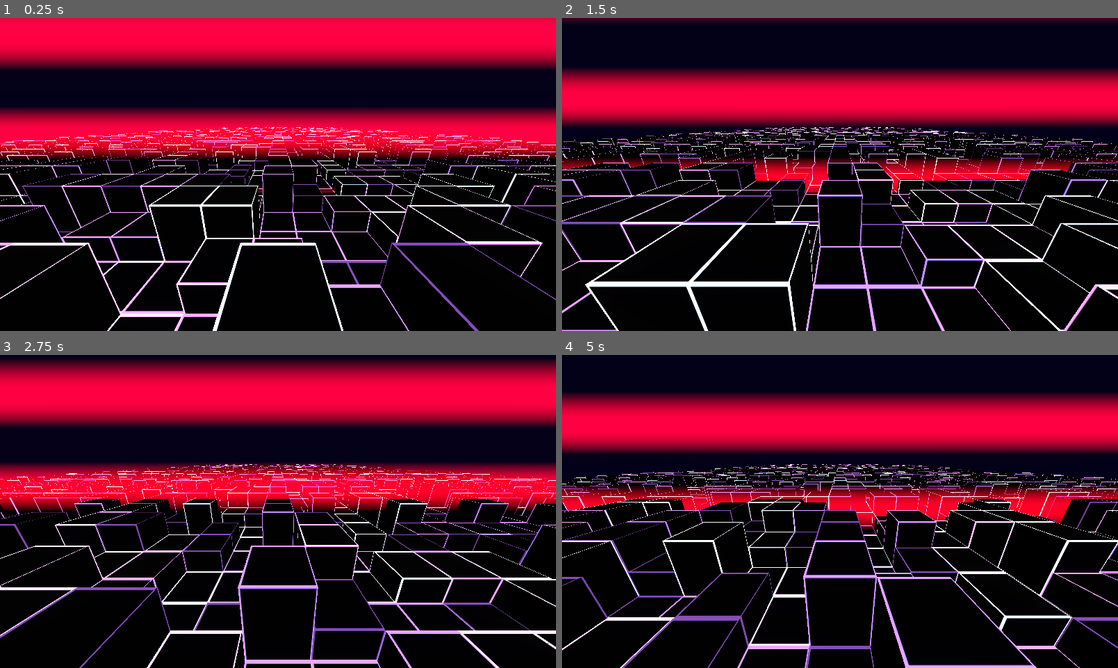
Above: before the commit, frames 1-4 (two rows, left to right).
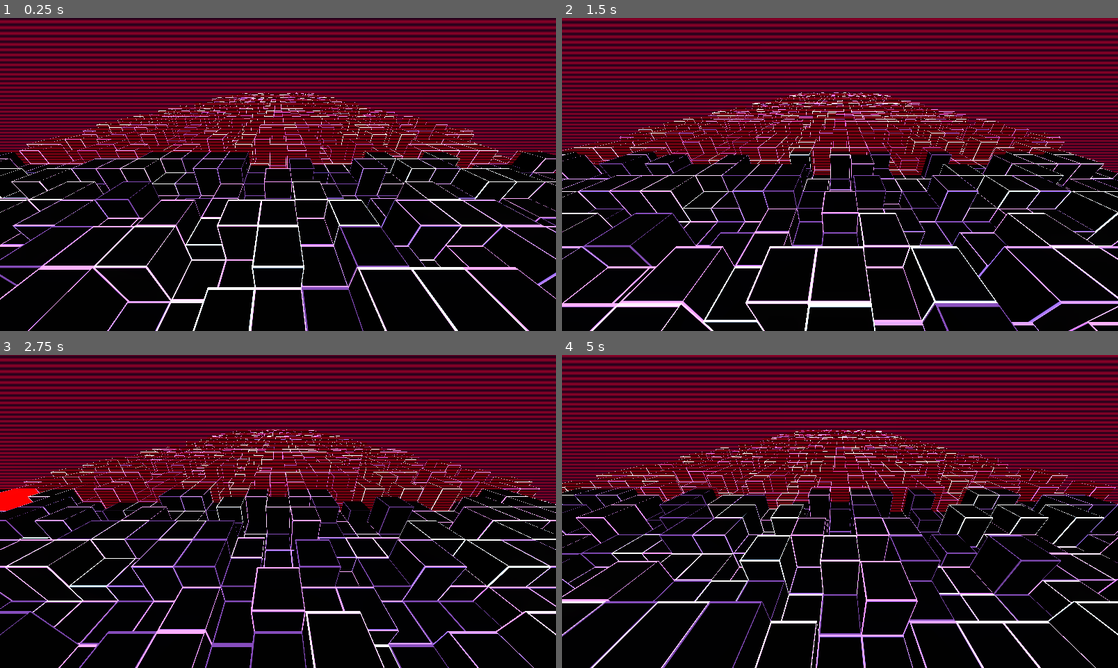
Above: after the commit, the same moments.

Repository: andyprice/cyberscape-demo
Game: Godot game, scene res://scenes/World.tscn
Same seed, same stepped clock (60 frames per second), same inputs: the game is played once before the commit and once after it.
Inputs:
- Up to frame 1 (0.25 s): no input
- Up to frame 2 (1.5 s): no input
- Up to frame 3 (2.75 s): no input
- Up to frame 4 (5 s): no input

The runs differ from the first frame. In frame 1, 53% of the frame differs, in the area x 0-100%, y 0-100%; in frame 2, 56%; in frame 3, 56%; in frame 4, 56%.

Commit message:
Turn random blocks red when they're "scanned"
The way the block mesh is mapped to the "bad" block mesh is kind of a
hack as the GridMap doesn't provide a convenient way to do that, but it
works.

Had to raise the viewer and change the way the scanner looks to make
this look right. Also made the grid narrower to make sure plenty of red
blocks appear inside our FOV.

Diff:
--- a/scenes/World.tscn
+++ b/scenes/World.tscn
@@ -20,7 +20,7 @@
 transform = Transform( 0.853553, -0.146447, -0.5, 0.5, 0.5, 0.707107, 0.146447, -0.853553, 0.5, 0, 2.369, 0 )
 
 [node name="Viewer" type="KinematicBody" parent="."]
-transform = Transform( 1, 0, 0, 0, 1, 0, 0, 0, 1, 0, 12, 102 )
+transform = Transform( 1, 0, 0, 0, 1, 0, 0, 0, 1, 0, 18, 62 )
 collision_layer = 2
 script = ExtResource( 1 )
 
@@ -31,7 +31,7 @@
 transform = Transform( -4.37114e-08, 0, -1, 0, 1, 0, 1, 0, -4.37114e-08, 0, 0, 0 )
 
 [node name="GimbalVertical" type="Spatial" parent="Viewer/GimbalHorizontal"]
-transform = Transform( 1, 0, 0, 0, 0.951057, 0.309017, 0, -0.309017, 0.951057, 0, 0, 0 )
+transform = Transform( 1, 0, 0, 0, 0.866026, 0.5, 0, -0.5, 0.866026, 0, 0, 0 )
 
 [node name="Camera" type="Camera" parent="Viewer/GimbalHorizontal/GimbalVertical"]
 environment = ExtResource( 5 )
--- a/scripts/GridMap.gd
+++ b/scripts/GridMap.gd
@@ -2,11 +2,27 @@
 
 onready var cube_shader = preload("res://shaders/cube.gdshader")
 onready var cube_texture = preload("res://textures/cube.png")
+onready var bad_texture = preload("res://textures/red.png")
+
+# Mesh sizes
+var big = Vector3(4.0, 12.0, 4.0)
+var mid = Vector3(4.0, 6.0, 4.0)
+var lil = Vector3(4.0, 1.0, 4.0)
 
 func set_block(x, z, type):
 	if type == null:
 		self.set_cell_item(x, 0, z, 0)
 	self.set_cell_item(x, 0, z, type)
+
+func set_bad_block(x, z):
+	var item = self.get_cell_item(x, 0, z)
+	var name = self.mesh_library.get_item_name(item)
+	if name.begins_with("Large"):
+		self.set_cell_item(x, 0, z, 50)
+	elif name.begins_with("Medium"):
+		self.set_cell_item(x, 0, z, 51)
+	elif name.begins_with("Small"):
+		self.set_cell_item(x, 0, z, 52)
 
 func remove_block(x, z):
 	self.set_cell_item(x, 0, z, INVALID_CELL_ITEM)
@@ -17,7 +33,10 @@
 	# small/large cubes of given colours here.
 	var material = ShaderMaterial.new()
 	material.shader = cube_shader
-	material.set_shader_param("cube_texture", cube_texture)
+	if n >= 50:
+		material.set_shader_param("cube_texture", bad_texture)
+	else:
+		material.set_shader_param("cube_texture", cube_texture)
 	material.set_shader_param("colour", colour)
 	var cube = CubeMesh.new()
 	cube.size = size
@@ -37,10 +56,9 @@
 		Color(0.690, 0.345, 0.776, 1.0)
 ]
 
+var badblock_colour = Color(1.0, 0.0, 0.0, 1.0)
+
 func _ready():
-	var big = Vector3(4.0, 12.0, 4.0)
-	var mid = Vector3(4.0, 6.0, 4.0)
-	var lil = Vector3(4.0, 1.0, 4.0)
 	var ml = MeshLibrary.new()
 	create_mesh(ml,  0, "SmallColour0",    lil, palette[0])
 	create_mesh(ml,  1, "SmallColour1",    lil, palette[1])
@@ -57,6 +75,9 @@
 	create_mesh(ml, 12, "LargeColour2",    big, palette[2])
 	create_mesh(ml, 13, "LargeColour3",    big, palette[3])
 	create_mesh(ml, 14, "LargeColour4",    big, palette[4])
+	create_mesh(ml, 50, "LargeBad",        big, badblock_colour)
+	create_mesh(ml, 51, "MediumBad",       mid, badblock_colour)
+	create_mesh(ml, 52, "SmallBad",        lil, badblock_colour)
 	# Add more...
 	# create_mesh(ml, 10, "Thing",      lil, Color(1.0, 0.5, 0.3, 1.0))
 	self.mesh_library = ml
--- a/scripts/World.gd
+++ b/scripts/World.gd
@@ -7,8 +7,8 @@
 onready var chunk_proto = preload("res://scenes/Chunk.tscn")
 
 const chunk_length : int = 8
-const chunk_width : int = 50
-const chunk_io_unit : int = 50
+const chunk_width : int = 30
+const chunk_io_unit : int = 30
 const chunk_size = chunk_length * chunk_width
 const chunk_dist : int = 15 # Num of chunks to load before and after viewer pos
 const io_usecs_limit = 2000 # microseconds
@@ -32,8 +32,20 @@
 			map.remove_block(chunk_xoffset + x, z)
 
 var chunk_reader
+var block_skips = []
+var block_skip_idx = 0
+var row_skips = []
+var row_skip_idx = 0
+const ROW_SKIP_LEN = 128
+const BLOCK_SKIP_LEN = 100
 
 func _ready():
+	var rng = RandomNumberGenerator.new()
+	rng.randomize()
+	for i in BLOCK_SKIP_LEN:
+		block_skips.append(rng.randi_range(0, chunk_width - 1))
+	for i in ROW_SKIP_LEN:
+		row_skips.append(rng.randi_range(0, 4))
 	# Start coroutine
 	chunk_reader = read_chunks()
 	yield(get_tree().create_timer(0.1), "timeout")
@@ -89,11 +101,36 @@
 func _process(_delta):
 	chunk_reader = chunk_reader.resume()
 
+var last_scanoff = 0
+var rows_skipped = 0
+
+func scan_blocks(start):
+	# Are we interested in this row?
+	if rows_skipped != row_skips[row_skip_idx]:
+		rows_skipped += 1
+		return
+
+	row_skip_idx += 1
+	if row_skip_idx == ROW_SKIP_LEN:
+			row_skip_idx = 0
+	rows_skipped = 0
+
+	# Choose a block to fail the scan
+	map.set_bad_block(start, block_skips[block_skip_idx])
+	block_skip_idx += 1
+	if block_skip_idx == BLOCK_SKIP_LEN:
+		block_skip_idx = 0
+
+const SCANNER_DIST = 30
 var on_chunk = 0
 func _on_viewer_moved(mover):
 	var pos = mover.global_transform.origin
-	scanner.global_transform.origin.x = pos.x + 25
+	scanner.global_transform.origin.x = pos.x + SCANNER_DIST
 	var celloff : int = map.world_to_map(Vector3(pos.x, 0, pos.z)).x
+	var scanoff : int = map.world_to_map(Vector3(pos.x + SCANNER_DIST, 0, pos.z)).x
+	if scanoff != last_scanoff:
+		scan_blocks(scanoff)
+		last_scanoff = scanoff
 	# warning-ignore:integer_division
 	var curr_chunk : int = celloff / chunk_length
 	if curr_chunk < 0:
--- a/shaders/cube.gdshader
+++ b/shaders/cube.gdshader
@@ -1,6 +1,6 @@
 shader_type spatial;
 
-uniform sampler2D cube_texture : hint_black_albedo;
+uniform sampler2D cube_texture : hint_albedo;
 uniform vec4 colour : hint_color = vec4(1);
 
 void fragment() {
--- a/shaders/scanner.gdshader
+++ b/shaders/scanner.gdshader
@@ -12,5 +12,5 @@
 void fragment() {
 	ALBEDO = colour.rgb;
 	EMISSION = colour.rgb * 1.75;
-	ALPHA = sin(TIME * 2.0 - (vpos.y * 0.5)) * 0.75 + 0.3;
+	ALPHA = sin(TIME * 2.0 - (vpos.y * 10.0)) * 0.2 + 0.3;
 }
Binary file added: textures/red.png
